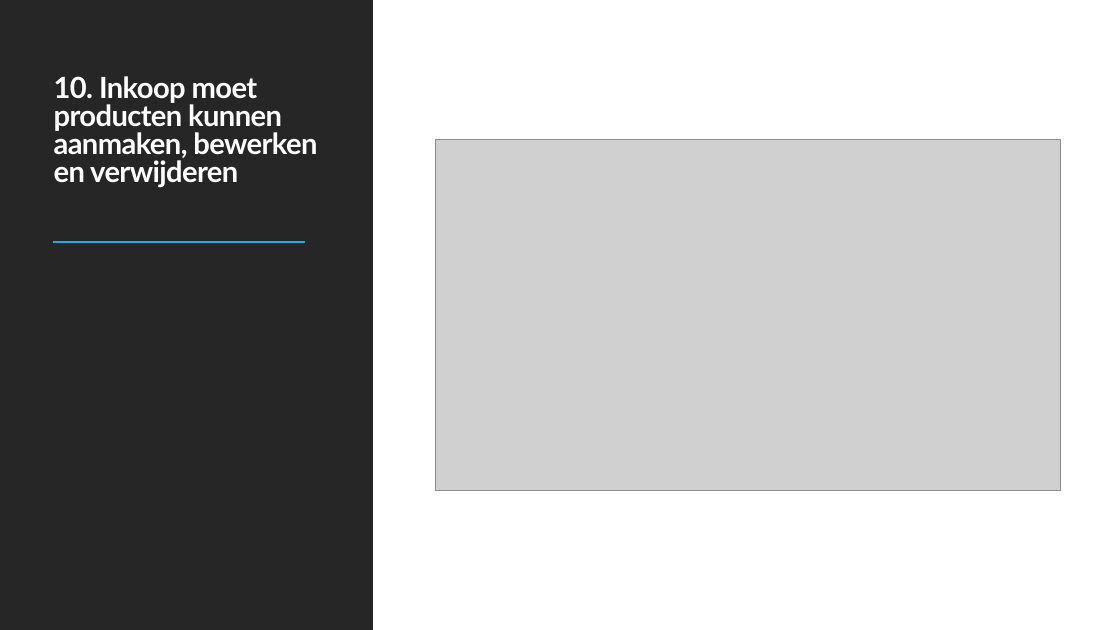
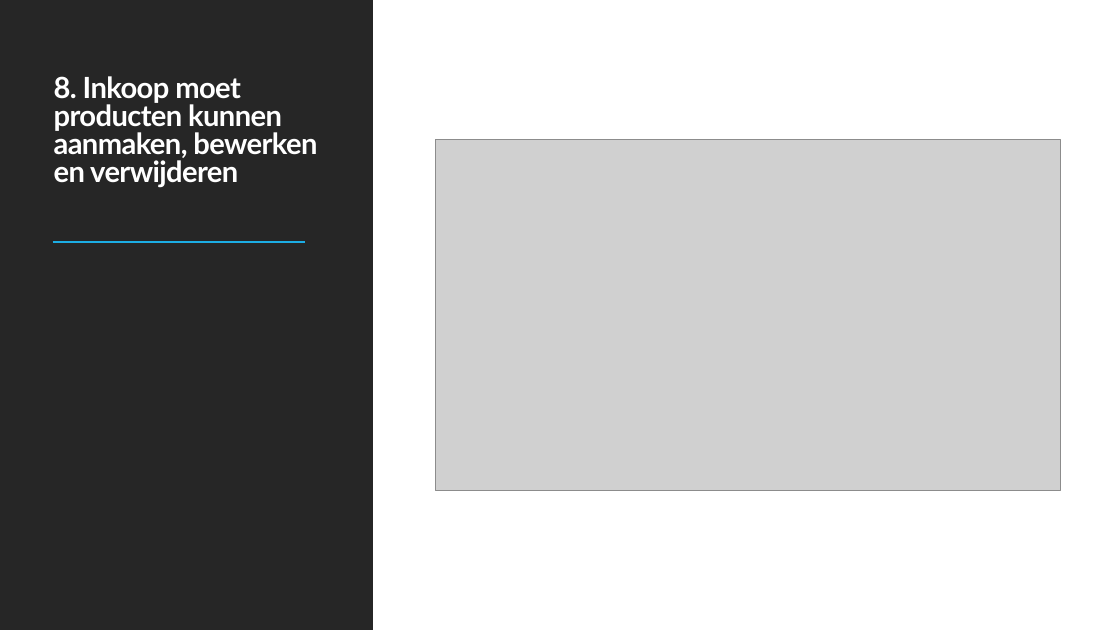
Before and after one commit to DimitriFlorijn/E3-Barroc-Intens, a slide deck: slide 10 of Barroc Intens.pptx (slide 13 before the commit). Drawn at 1120x630 pixels with LibreOffice and Linux fonts; fonts in the diff are those of the drawing; grey boxes stand for pictures. Boxes give left, top, right and bottom in pixels: in the first picture for what was removed or moved away, otherwise in the second. Text is boxed around its words. In the diff, an @@ line names an element or a change of style, - is before the commit and + after.

```diff
--- a/Barroc Intens.pptx
+++ b/Barroc Intens.pptx
@@ title at bbox=[54, 76, 317, 188]: text changed @@
-10. Inkoop moet producten kunnen aanmaken, bewerken en verwijderen
+8. Inkoop moet producten kunnen aanmaken, bewerken en verwijderen
```
Also in this commit, not shown: 8 other slides changed, 1 slide added, 4 slides removed.
